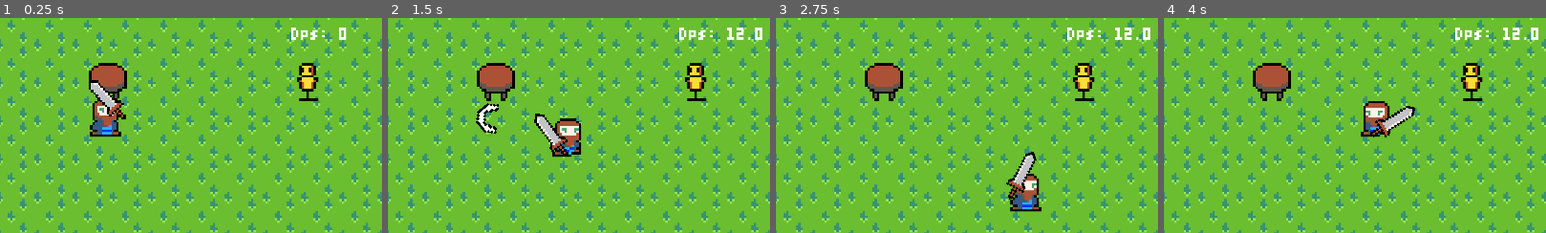
Above: before the commit, frames 1-4 (left to right).
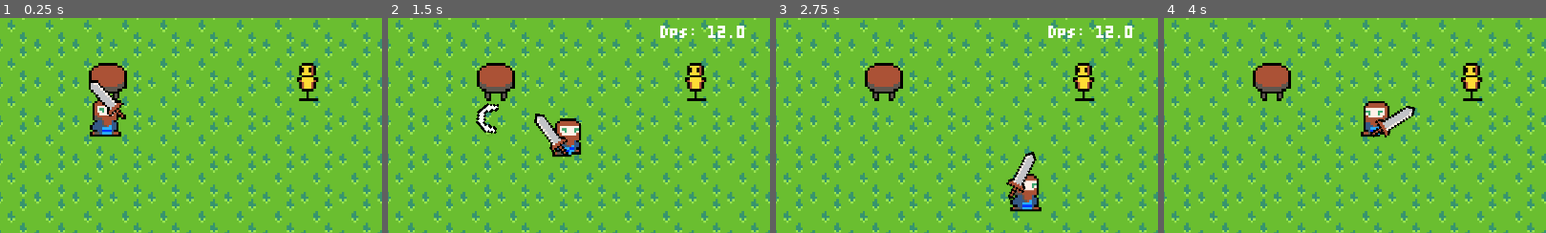
Above: after the commit, the same moments.

Repository: Ratoluz/SwordChanter
Game: Godot game, scene res://Objects/main.tscn
Same seed, same stepped clock (60 frames per second), same inputs: the game is played once before the commit and once after it.
Inputs (mouse positions are % of the whole screen's width and height, from its top left):
- Up to frame 1 (0.25 s): no input
- Up to frame 2 (1.5 s): tap Enter at 0.5 s; move the mouse to (72, 45) at 0.52 s; hold D (Move_Right) 0.53-1.28 s; click (72, 45) at 0.6 s; move the mouse to (30, 55) at 1.27 s; hold S (Move_Down) from 1.28 s (still down); click (30, 55) at 1.35 s
- Up to frame 3 (2.75 s): move the mouse to (60, 28) at 2.02 s; release S (Move_Down) at 2.03 s; hold D (Move_Right) from 2.03 s (still down); click (60, 28) at 2.1 s
- Up to frame 4 (4 s): move the mouse to (45, 70) at 2.77 s; release D (Move_Right) at 2.78 s; hold W (Move_Up) 2.78-3.53 s; click (45, 70) at 2.85 s; move the mouse to (80, 65) at 3.52 s; hold A (Move_Left) from 3.53 s (still down); click (80, 65) at 3.6 s
The pictures show only the part of the screen within x 36-86%, y 35-85%; the shares and areas given below are measured in that part.

The runs differ from the first frame. In frame 1, 0.3% of the frame differs, in the area x 76-91%, y 4-11%; in frame 2, 0.8%, in the area x 71-98%, y 3-11%; in frame 3, 0.8%; in frame 4, 0.5%.

Commit message:
Dummy final

Diff:
--- a/Objects/Other/dummy.tscn
+++ b/Objects/Other/dummy.tscn
@@ -62,10 +62,10 @@
 shape = SubResource("RectangleShape2D_k7e7g")
 
 [node name="Dps" type="Label" parent="."]
-offset_left = -45.0
-offset_top = -136.0
-offset_right = 51.0
-offset_bottom = -100.0
+offset_left = -91.0
+offset_top = -141.0
+offset_right = 5.0
+offset_bottom = -105.0
 theme_override_fonts/font = SubResource("FontVariation_ciorf")
 theme_override_font_sizes/font_size = 30
 text = "Dps:"
--- a/Scripts/Other/dummy.gd
+++ b/Scripts/Other/dummy.gd
@@ -5,7 +5,7 @@
 @onready var dps_label = $Dps
 var damage_history = []
 var dps = 0
-var dps_damage_time = 5.0
+var dps_damage_time = 2.0
 
 func play_anim():
 	$AnimatedSprite2D.play('hit')
@@ -25,10 +25,10 @@
 			total_damage += entry["damage"]
 			entry_num += 1
 		var dps = total_damage/entry_num
-		dps = round(dps)
+		dps = snapped(dps, 0.01)
 		dps_label.text = "Dps: " +  str(dps)
 		return
-	dps_label.text = "Dps: 0"
+	dps_label.text = ""
 
 func _remove_old_damage_history():
 	var now = Time.get_ticks_msec()
@@ -39,12 +39,15 @@
 	_remove_old_damage_history()
 	_calculate_dps()
 
-func create_damage_pop_up(damage):
-	var tempPopUp = pop_up.instantiate()
-	tempPopUp.position = position + Vector2(0,-70)
-	tempPopUp.get_child(0).text = str(damage)
-	get_tree().root.add_child(tempPopUp)
+func create_damage_pop_up(damage, is_critical):
+	var temp_pop_up = pop_up.instantiate()
+	temp_pop_up.position = position + Vector2(0,-70)
+	var pop_up_node = temp_pop_up.get_child(0)
+	pop_up_node.text = str(damage)
+	if is_critical:
+		pop_up_node.add_theme_color_override("font_color", Color(1, 0, 0))
+	get_tree().root.add_child(temp_pop_up)
 
-func display_damage(damage):
+func display_damage(damage, is_critical):
 	add_to_damage_history(damage)
-	create_damage_pop_up(damage)
+	create_damage_pop_up(damage, is_critical)
--- a/Scripts/Weapons/Projectiles/swordProjectile.gd
+++ b/Scripts/Weapons/Projectiles/swordProjectile.gd
@@ -1,8 +1,9 @@
 extends Area2D
 
 var angle
-var speed
-var damage
+var speed: float
+var damage: float
+var is_critical: bool
 
 func _move(delta):
 	rotation = angle + deg_to_rad(45)
@@ -16,5 +17,5 @@
 func _on_area_shape_entered(area_rid: RID, area: Area2D, area_shape_index: int, local_shape_index: int) -> void:
 	if area.name == 'Dummy':
 		area.play_anim()
-		area.display_damage(damage)
+		area.display_damage(damage, is_critical)
 		queue_free()
--- a/Scripts/Weapons/Tier1/sword.gd
+++ b/Scripts/Weapons/Tier1/sword.gd
@@ -2,10 +2,12 @@
 extends Weapon
 
 func _perform_attack():
+	_critical_damage()
 	var tempProjectile = projectile.instantiate()
 	customAddChild.custom_add_child(tempProjectile)
 
 	tempProjectile.position = weaponManager.currentWeapon.position
 	tempProjectile.angle = weaponManager.angle
 	tempProjectile.speed = projectileSpeed
-	tempProjectile.damage = damage
+	tempProjectile.damage = current_damage
+	tempProjectile.is_critical = is_critical
--- a/Scripts/weapon.gd
+++ b/Scripts/weapon.gd
@@ -2,14 +2,27 @@
 extends Area2D
 
 var damage: float = 10
+var current_damage: float = damage
 var cooldown: float = 0.5
 var projectile: PackedScene
 var projectileSpeed: float = 1000
+var critical_chance: float = 0.3
+var critical_chance_multiplier: float = 1.3
+var is_critical: bool = false
 var weaponManager
 var customAddChild
 
 var can_attack: bool = true
 var timer: Timer
+
+func _critical_damage():
+	var rand = randf_range(0,1.0)
+	if rand < critical_chance:
+		current_damage = damage * critical_chance_multiplier
+		is_critical = true
+		return
+	current_damage = damage
+	is_critical = false
 
 func attack():
 	if can_attack:
